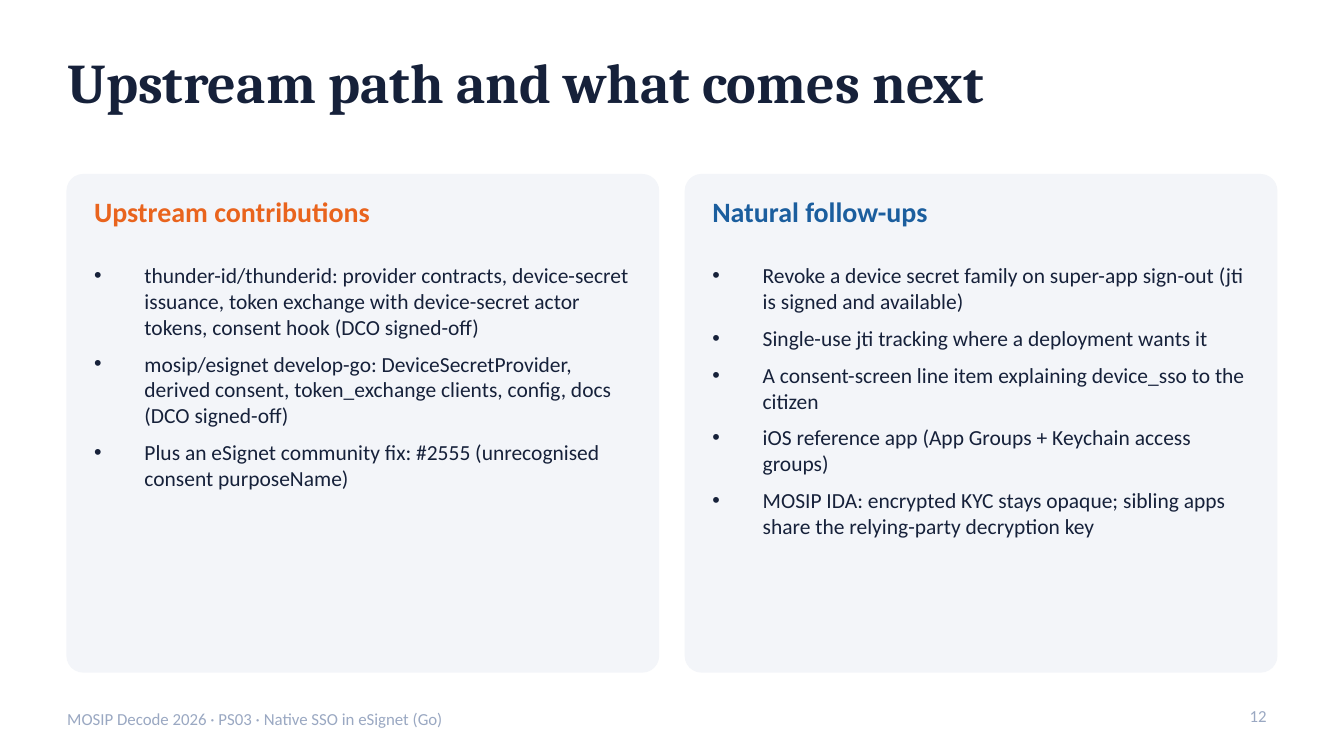
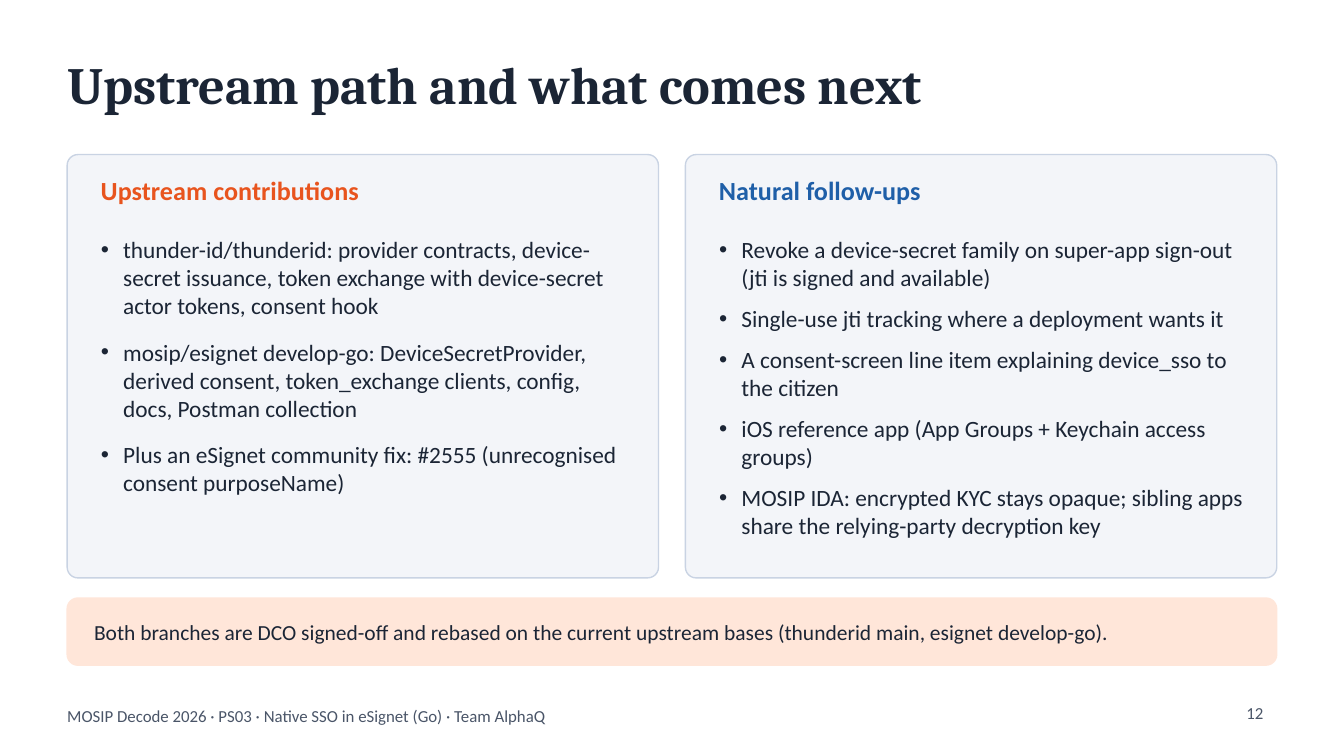
Before and after one commit to DevAnuragT/mosip-decode-2026-native-sso, a slide deck: slide 12 of docs/pitch-deck.pptx. Drawn at 1344x756 pixels with LibreOffice and Linux fonts; fonts in the diff are those of the drawing. Boxes give left, top, right and bottom in pixels: in the first picture for what was removed or moved away, otherwise in the second. Text is boxed around its words. In the diff, an @@ line names an element or a change of style, - is before the commit and + after.

```diff
--- a/docs/pitch-deck.pptx
+++ b/docs/pitch-deck.pptx
@@ title "Upstream path and what comes ..." at <box>67,67,922,115</box>: size 30 to 28 pt, text colour #16213A to #1B2535; vertical alignment top to middle @@
@@ rounded rectangle: place and size @@
-rounded rectangle at <box>67,175,659,672</box>
+rounded rectangle at <box>67,155,659,578</box>
@@ rounded rectangle at <box>67,155,659,578</box>: outline #F3F5F9 0.75 pt to #C9D3E3 0.75 pt; proportions changed @@
@@ text "Upstream contributions": place and size @@
-text "Upstream contributions" at <box>94,202,369,227</box>
+text "Upstream contributions" at <box>101,181,359,204</box>
@@ text "Upstream contributions" at <box>101,181,359,204</box>: size 15 to 14 pt, text colour #E9641E to #E8541E @@
@@ rounded rectangle at <box>685,155,1277,578</box>: outline #F3F5F9 0.75 pt to #C9D3E3 0.75 pt; proportions changed @@
@@ rounded rectangle: place and size @@
-rounded rectangle at <box>685,175,1277,672</box>
+rounded rectangle at <box>685,155,1277,578</box>
@@ text "Natural follow-ups": place and size @@
-text "Natural follow-ups" at <box>712,202,927,227</box>
+text "Natural follow-ups" at <box>719,181,920,204</box>
@@ text "Natural follow-ups" at <box>719,181,920,204</box>: size 15 to 14 pt, text colour #1B5E9E to #1F5FA8 @@
@@ text "thunder-id/thunderid: provider contracts, device-secret issu ...": place and size @@
-text "thunder-id/thunderid: provider contracts, device-secret issu ..." at <box>144,268,628,490</box>
+text "thunder-id/thunderid: provider contracts, device-secret issu ..." at <box>123,241,616,495</box>
@@ text "Revoke a device-secret family on ...": place and size @@
-text "Revoke a device-secret family on ..." at <box>763,267,1244,538</box>
+text "Revoke a device-secret family on ..." at <box>741,241,1243,538</box>
@@ text at <box>123,241,604,420</box>: text changed; size 11.5 to 12.5 pt; text colour #16213A to #1B2535 @@
-• thunder-id/thunderid: provider contracts, device-secret issuance, token exchange with device-secret actor tokens, consent hook (DCO signed-off)
-• mosip/esignet develop-go: DeviceSecretProvider, derived consent, token_exchange clients, config, docs (DCO signed-off)
+• thunder-id/thunderid: provider contracts, device-secret issuance, token exchange with device-secret actor tokens, consent hook
+• mosip/esignet develop-go: DeviceSecretProvider, derived consent, token_exchange clients, config, docs, Postman collection
@@ text at <box>741,241,1232,290</box>: text changed; size 11.5 to 12.5 pt; text colour #16213A to #1B2535 @@
-• Revoke a device secret family on super-app sign-out (jti is signed and available)
+• Revoke a device-secret family on super-app sign-out (jti is signed and available)
@@ text at <box>741,351,1243,538</box>: size 11.5 to 12.5 pt, text colour #16213A to #1B2535 in "Single-use jti tracking where a deployment wants ...", "A consent-screen line item explaining device_sso to ...", "iOS reference app (App Groups + Keychain ...", "MOSIP IDA: encrypted KYC stays opaque; sibling ..."; indent changed; more space between paragraphs @@
@@ text at <box>123,446,616,495</box>: size 11.5 to 12.5 pt, text colour #16213A to #1B2535 in "Plus an eSignet community fix: #2555 (unrecognised ..."; indent changed; more space between paragraphs @@
@@ rounded rectangle added at <box>67,598,1277,665</box>, fill #FFE6D9, outline #FFE6D9 0.75 pt @@
@@ text added at <box>94,624,1107,644</box>, 11.5 pt, text #1B2535 @@
+Both branches are DCO signed-off and rebased on the current upstream bases (thunderid main, esignet develop-go).
@@ text at <box>67,710,546,725</box>: text changed; text colour #9AA8C2 to #4A5568 @@
-MOSIP Decode 2026 · PS03 · Native SSO in eSignet (Go)
+MOSIP Decode 2026 · PS03 · Native SSO in eSignet (Go) · Team AlphaQ
@@ page number at <box>1246,708,1263,719</box>: text colour #9AA8C2 to #4A5568; alignment left to right @@
```
Also in this commit, not shown: 12 other slides changed, 5 other files.
